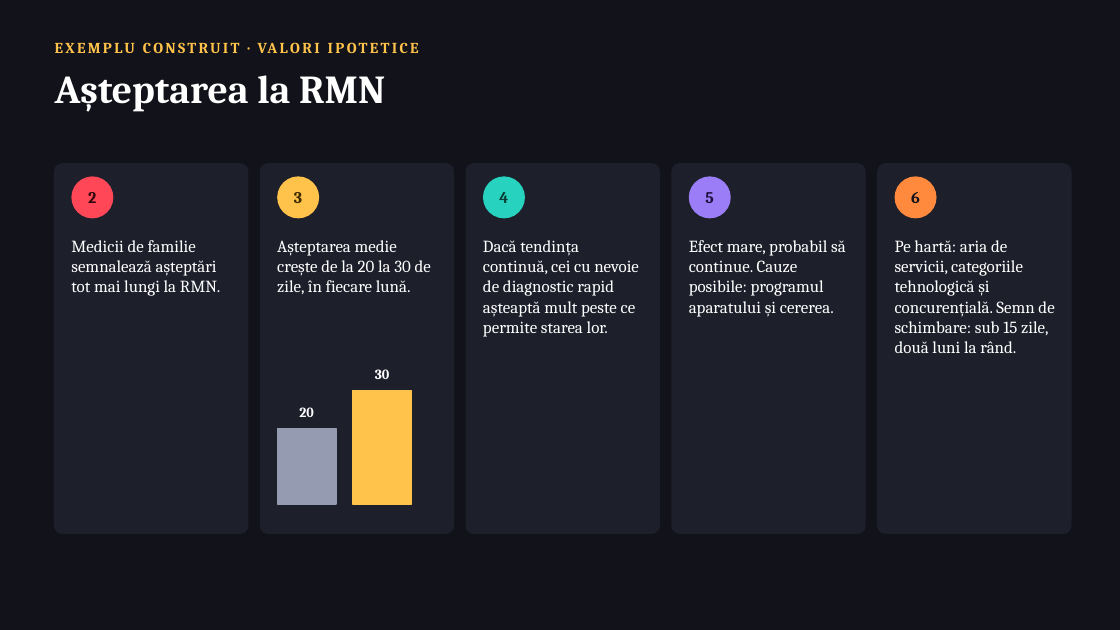
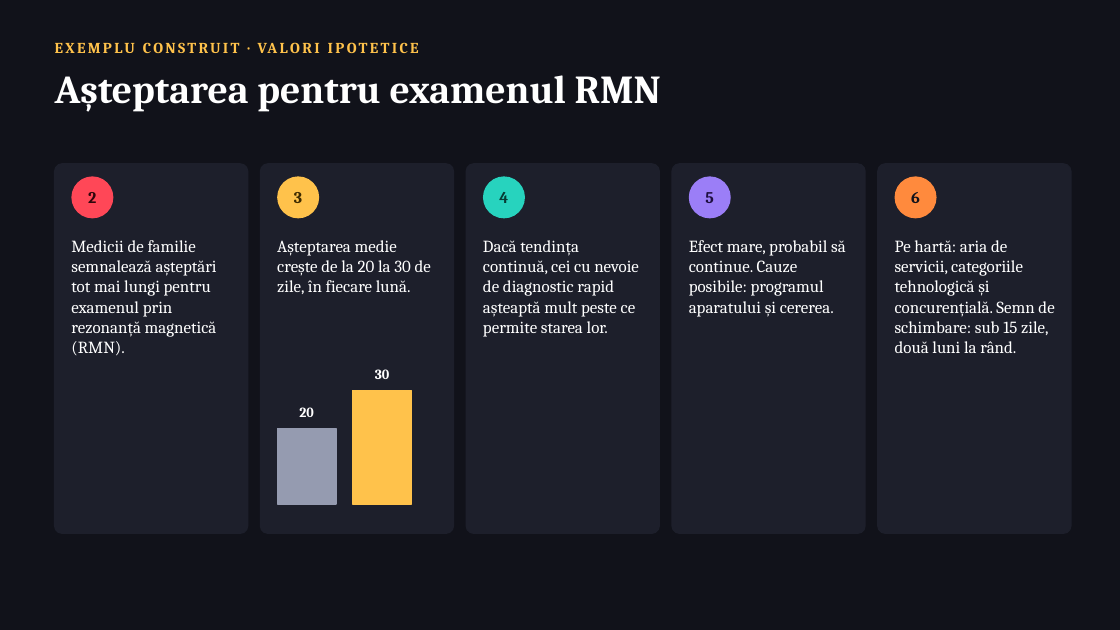
Before and after one commit to apana-prog/cursuri-ub, a slide deck: slide 36 of UB_MSSS/ro/fisiere/C02.pptx. Drawn at 1120x630 pixels with LibreOffice and Linux fonts; fonts in the diff are those of the drawing. Boxes give left, top, right and bottom in pixels: in the first picture for what was removed or moved away, otherwise in the second. Text is boxed around its words. In the diff, an @@ line names an element or a change of style, - is before the commit and + after.

```diff
--- a/UB_MSSS/ro/fisiere/C02.pptx
+++ b/UB_MSSS/ro/fisiere/C02.pptx
@@ text at <box>55,75,661,112</box>: text changed @@
-Așteptarea la RMN
+Așteptarea pentru examenul RMN
@@ text at <box>71,240,217,356</box>: text changed @@
-Medicii de familie semnalează așteptări tot mai lungi la RMN.
+Medicii de familie semnalează așteptări tot mai lungi pentru examenul prin rezonanță magnetică (RMN).
```
Also in this commit, not shown: 1 other slide changed, 34 other files.
